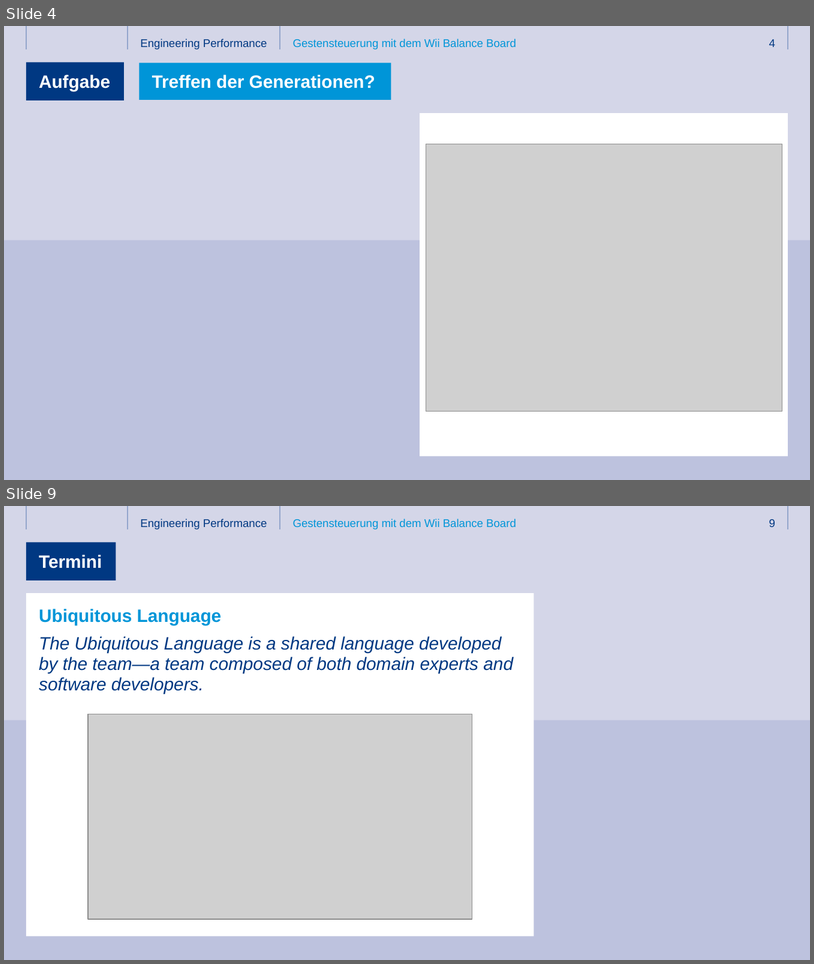
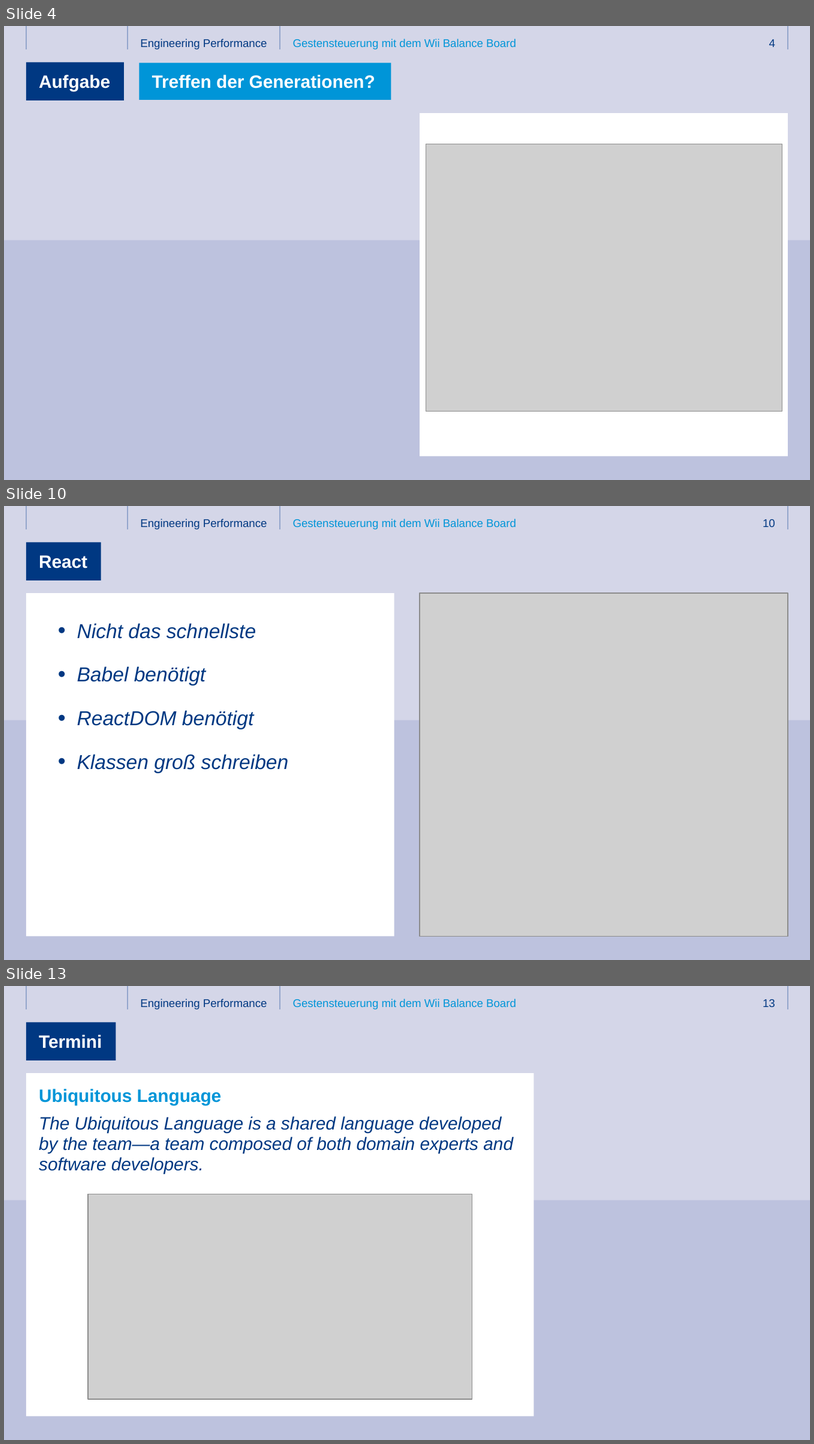
Before and after one commit to ThomasHein/3T2017, a slide deck: Folien/3T_2017_React und DDD.pptx. Shown one above the other, each under a label of ours: slides 4 and 9 before the commit, slides 4, 10 and 13 after it; the slides between them are not shown. The pictures are 814x964 and 814x1444 pixels, drawn with LibreOffice and Linux fonts; fonts in the diff are those of the drawing; grey boxes stand for pictures; background and template pictures are left out. Boxes give left, top, right and bottom in pixels: in the first picture for what was removed or moved away, otherwise in the second. Text is boxed around its words. In the diff, an @@ line names an element or a change of style, - is before the commit and + after.

```diff
--- a/Folien/3T_2017_React und DDD.pptx
+++ b/Folien/3T_2017_React und DDD.pptx
@@ slide 10 added at (x1=4, y1=506, x2=810, y2=960), background #FFFFFF; not listed: 9 template elements that a slide beside it also shows @@
@@ title added at (x1=26, y1=542, x2=101, y2=580), fill #003882, 16 pt, text #FFFFFF, bold @@
+React
@@ rectangle added at (x1=27, y1=593, x2=395, y2=936), fill #FFFFFF @@
@@ picture added at (x1=420, y1=593, x2=789, y2=936) @@
@@ text added at (x1=77, y1=623, x2=289, y2=772), 18 pt, text #003882, italic @@
+      • Nicht das schnellste
+      • Babel benötigt
+      • ReactDOM benötigt
+      • Klassen groß schreiben
@@ what was slide 9 is now slide 13 @@
@@ page number at (x1=763, y1=999, x2=776, y2=1007): text changed @@
-9
+13
```
Also in this commit, not shown: 4 slides changed, 5 other slides added, 2 slides removed, 1 other file.
